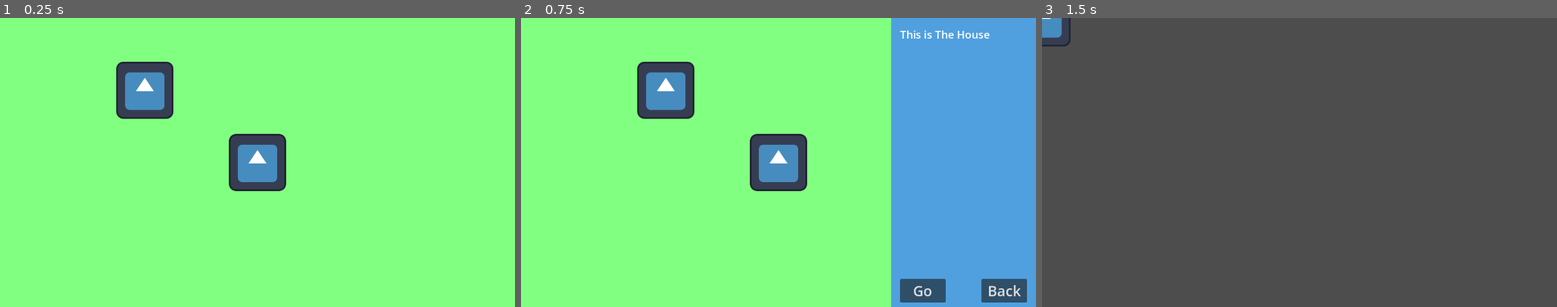
Above: before the commit, frames 1-3 (left to right).
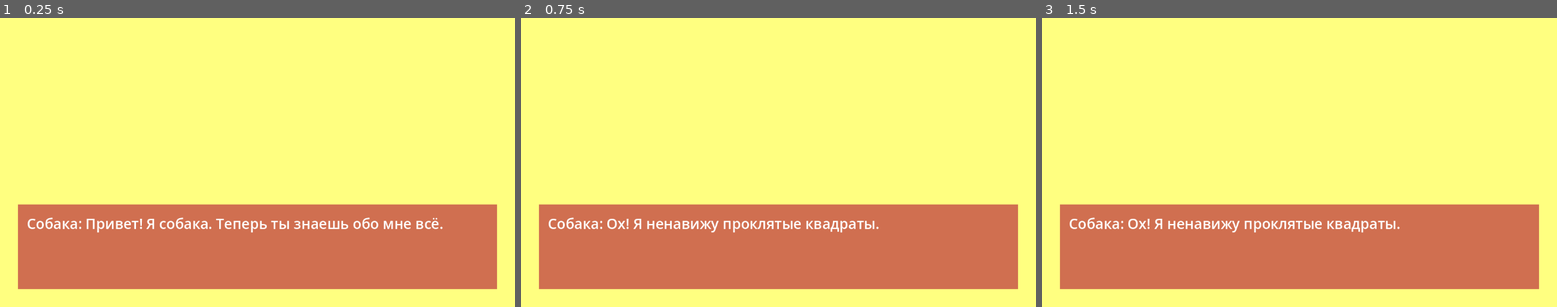
Above: after the commit, the same moments.

Repository: DronIgo/Siberian-Game-Jam-2026
Game: Godot game, scene res://Hub/hub.tscn
Two runs of this game, one before a commit and one after it. Both use one fixed random seed, a clock stepped at 60 frames per second and the inputs below. The engine's default icon, where the game draws it, is replaced by a stand-in: a white triangle on a blue panel in a dark square.
Inputs (mouse positions are in pixels of both pictures, inside the frame that each line leads up to):
- Up to frame 1 (0.25 s): no input
- Up to frame 2 (0.75 s): tap Enter at 0.5 s; move the mouse to (665, 90) at 0.52 s; click (665, 90) at 0.6 s
- Up to frame 3 (1.5 s): click (1443, 289) at 1.25 s, where only the run before the commit has a clickable "Go"

The runs differ from the first frame. In frame 1, 100% of the frame differs, in the area x 0-100%, y 0-100%; in frame 2, 100%; in frame 3, 100%.

Commit message:
phases and configurable dialogs systems

Diff:
--- /dev/null
+++ b/Common/Phase.gd
@@ -0,0 +1,8 @@
+class_name Phase
+
+var id: String
+var scene_name: String
+var args: Array
+var music: String
+var next_phase_id: String
+var is_replacement: bool
--- /dev/null
+++ b/Common/PhaseManager.gd
@@ -0,0 +1,60 @@
+class_name PhaseManager
+
+static var _config_path: String = "res://Common/phases.json"
+static var _phases: Dictionary
+static var _events: Dictionary
+static var _current_phase_id: String
+static var _next_phase_id: String
+static var _current_event_id: String
+
+static var is_event: bool = false
+
+static func init():
+	var config: Dictionary = StorageManager.read_from(_config_path)
+	var phases_array = config["phases"]
+	for phase_dictionary: Dictionary in phases_array:
+		var phase: Phase = _parse_phase(phase_dictionary)
+		_phases[phase.id] = phase
+	var events_array: Array = config["events"]
+	for event_dictionary: Dictionary in events_array:
+		var event: Phase = _parse_phase(event_dictionary)
+		_events[event.id] = event
+	_current_phase_id = config["init_scene_id"]
+	_next_phase_id = _phases[_current_phase_id].next_phase_id
+
+static func try_next_phase() -> Phase:
+	return exact_phase(_next_phase_id)
+
+static func current_phase() -> Phase:
+	return _phases[_current_phase_id]
+
+static func exact_phase(id: String) -> Phase:
+	if id == "":
+		return null
+	var next_phase: Phase = _phases[id]
+	_current_phase_id = next_phase.id
+	_next_phase_id = next_phase.next_phase_id
+	return next_phase
+
+static func start_event(id: String) -> Phase:
+	is_event = true
+	_current_event_id = id
+	if _events.has(id):
+		return _events[id]
+	return null
+
+static func finish_event():
+	is_event = false
+
+static func current_event():
+	return _events[_current_event_id]
+
+static func _parse_phase(source: Dictionary) -> Phase:
+	var phase: Phase = Phase.new()
+	phase.id = source["id"]
+	phase.scene_name = source["scene_name"] if source.has("scene_name") else ""
+	phase.args = source["args"] if source.has("args") else []
+	phase.music = source["music"] if source.has("music") else SoundConstants.NO_MUSIC
+	phase.next_phase_id = source["next_phase_id"]
+	phase.is_replacement = source["is_replacement"] if source.has("is_replacement") else false
+	return phase
--- /dev/null
+++ b/Common/SoundConstants.gd
@@ -0,0 +1,4 @@
+extends Node
+
+var NO_MUSIC = ""
+var STOP_MUSIC = "."
--- /dev/null
+++ b/Common/StorageManager.gd
@@ -0,0 +1,25 @@
+class_name StorageManager
+
+static func read_from(file_name: String) -> Dictionary:
+	var file = FileAccess.open(file_name, FileAccess.READ)
+	if file == null:
+		return {}
+	var json_string = file.get_as_text()
+	var json = JSON.new()
+	var parse_result = json.parse(json_string)
+	if not parse_result == OK:
+		print("JSON Parse Error: ", json.get_error_message(), " in ", json_string, " at line ", json.get_error_line())
+		return {}
+	var dictionary = json.get_data()
+	return dictionary
+
+static func read_from_as_string(file_name: String) -> String:
+	var file = FileAccess.open(file_name, FileAccess.READ)
+	if file == null:
+		return ""
+	return file.get_as_text()
+
+static func write_to(file_name: String, data: Dictionary):
+	var file = FileAccess.open(file_name, FileAccess.WRITE)
+	var json_string = JSON.stringify(data)
+	file.store_line(json_string)
--- /dev/null
+++ b/Common/phases.json
@@ -0,0 +1,18 @@
+{
+	"phases": [
+		{
+			"id": "test_init",
+			"next_phase_id": "test_dialog"
+		},
+		{
+			"id": "test_dialog",
+			"scene_name": "res://Dialog/dialog.tscn",
+			"args": [
+				"res://Dialog/test_dialog.json"
+			],
+			"next_phase_id": "."
+		}
+	],
+	"events": [],
+	"init_scene_id": "test_init"
+}
--- a/Dialog/Dialog.gd
+++ b/Dialog/Dialog.gd
@@ -5,25 +5,23 @@
 @export var dialog_next_action_name: String = "dialog_next"
 @export var replicas_box: ReplicasBox
 
-var _test_dialog: Array = [
-	"Собака: Привет! Я собака. Теперь ты знаешь обо мне всё.",
-	"Собеседник собаки: Привет, собака! Нет, не всё. Скажи, ты любишь квадраты?",
-	"Собака: Ох! Я ненавижу проклятые квадраты."
-]
-
 var _current_replicas: Array
 var _next_replica_index: int = 0
 
 func _ready():
 	DialogEventBus.dialog_start.connect(start)
-	start(_test_dialog)
+	if PhaseManager.is_event:
+		start(PhaseManager.current_event())
+	else:
+		start(PhaseManager.current_phase())
 
 func _process(delta):
 	if Input.is_action_just_pressed(dialog_next_action_name):
 		next()
 
-func start(data: Array):
-	_current_replicas = data
+func start(phase: Phase):
+	var config: Dictionary = StorageManager.read_from(phase.args[0])
+	_current_replicas = config["data"]
 	next()
 
 func next():
--- /dev/null
+++ b/Dialog/test_dialog.json
@@ -0,0 +1,7 @@
+{
+	"data": [
+		"Собака: Привет! Я собака. Теперь ты знаешь обо мне всё.",
+		"Собеседник собаки: Привет, собака! Нет, не всё. Скажи, ты любишь квадраты?",
+		"Собака: Ох! Я ненавижу проклятые квадраты."
+	]
+}
--- a/Hub/Hub.gd
+++ b/Hub/Hub.gd
@@ -10,6 +10,10 @@
 func _ready() -> void:
 	building_info_rect.hide()
 	HubEventBus.building_selected.connect(_try_select_building)
+	# test
+	PhaseManager.init()
+	var phase: Phase = PhaseManager.try_next_phase()
+	get_tree().change_scene_to_file(phase.scene_name)
 
 func _on_go_button_pressed() -> void:
 	var building: BuildingInfo = _get_building_info(_current_building_id)
--- a/project.godot
+++ b/project.godot
@@ -21,6 +21,7 @@
 ShopStateHolder="*uid://dcivgxgj5hbc7"
 CityStateHolder="*uid://em4we5gfwk22"
 DialogEventBus="*uid://w8tcddrqaonp"
+SoundConstants="*uid://kw8sn4sxlac5"
 
 [input]
 
Not shown, added: Common/Phase.gd.uid
Not shown, added: Common/PhaseManager.gd.uid
Not shown, added: Common/SoundConstants.gd.uid
Not shown, added: Common/StorageManager.gd.uid
